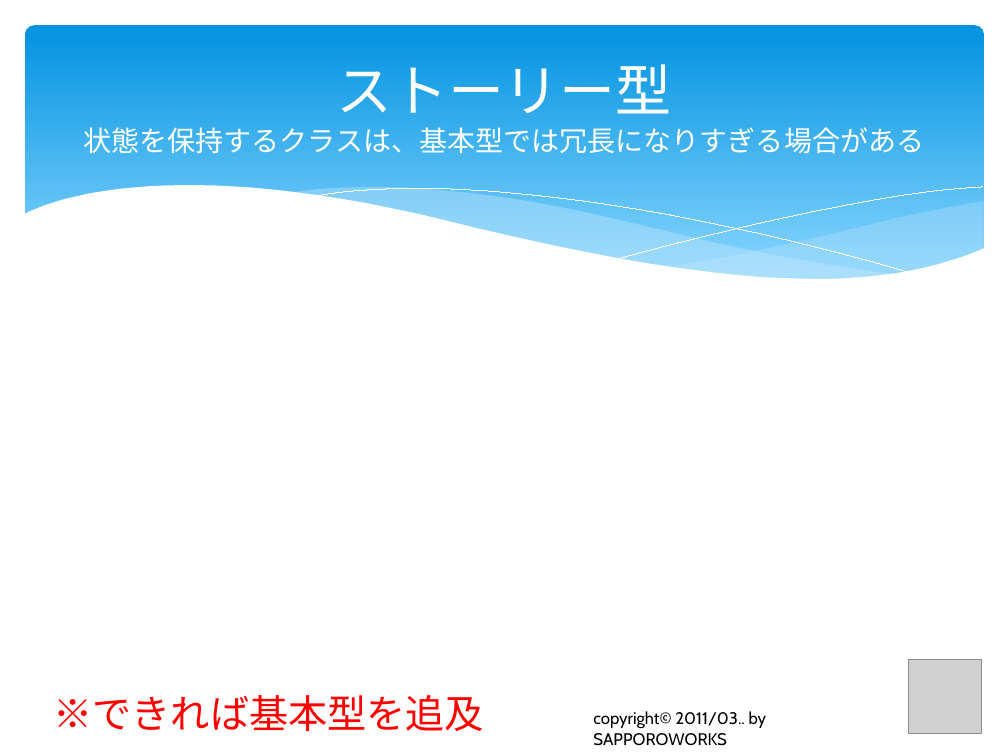
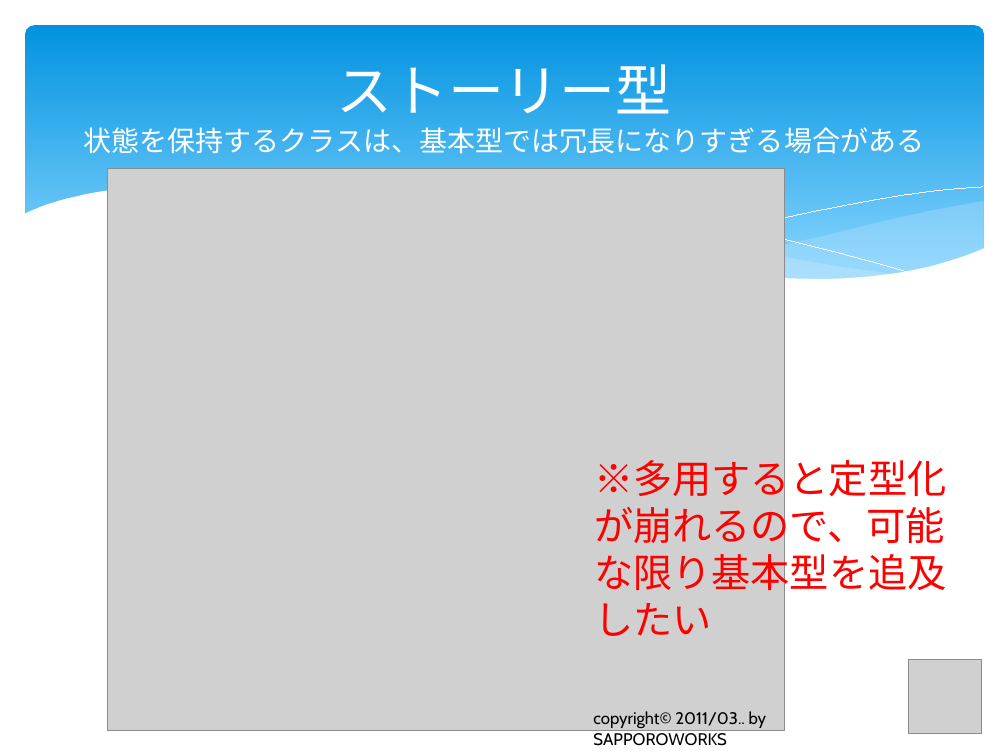
Before and after one commit to furuya02/clrh78, a slide deck: slide 60 of C# から Java へのプログラム移植で体験したTDDの効果は？.pptx (slide 58 before the commit). Drawn at 1008x756 pixels with LibreOffice and Linux fonts; fonts in the diff are those of the drawing; grey boxes stand for pictures. Boxes give left, top, right and bottom in pixels: in the first picture for what was removed or moved away, otherwise in the second. Text is boxed around its words. In the diff, an @@ line names an element or a change of style, - is before the commit and + after.

```diff
--- a/C# から Java へのプログラム移植で体験したTDDの効果は？.pptx
+++ b/C# から Java へのプログラム移植で体験したTDDの効果は？.pptx
@@ picture added at [107, 168, 784, 731] @@
@@ text at [594, 453, 946, 636]: text changed @@
-※できれば基本型を追及
+※多用すると定型化が崩れるので、可能な限り基本型を追及したい
```
Also in this commit, not shown: 12 other slides changed, 6 slides added, 1 slide removed.
